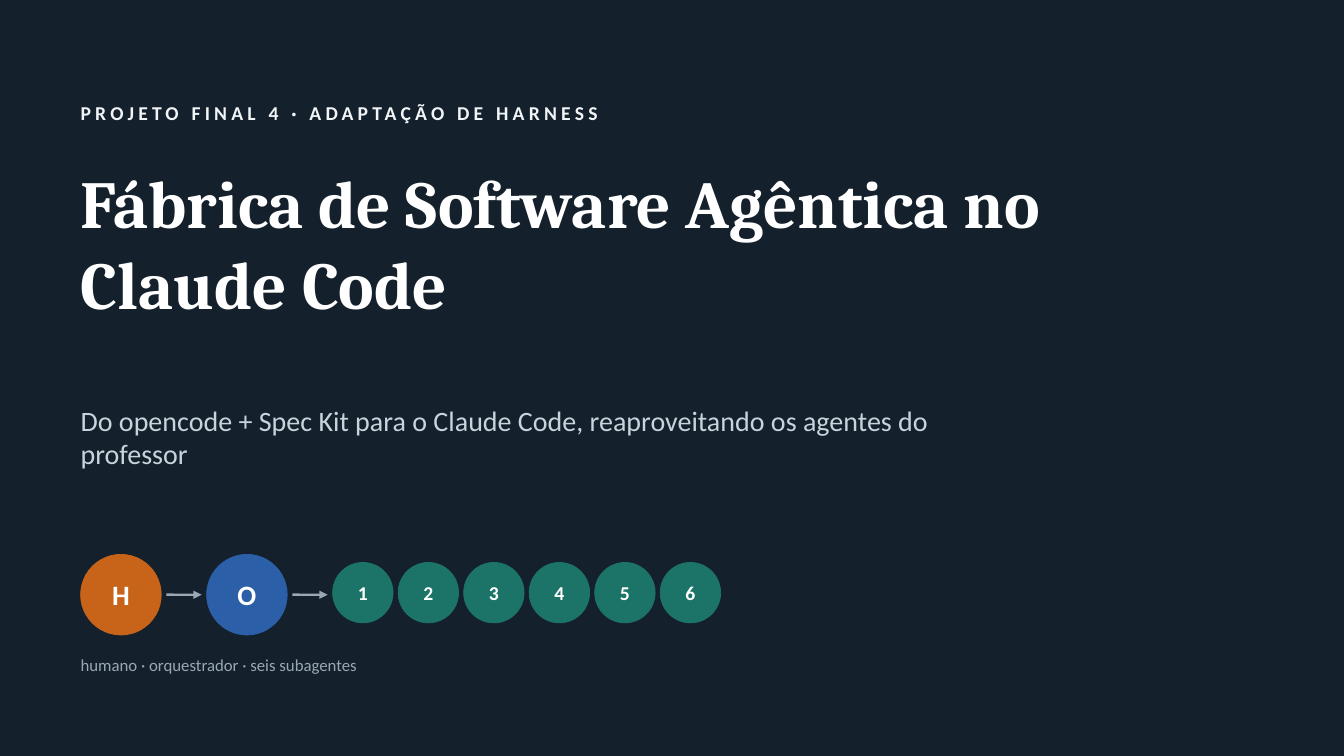
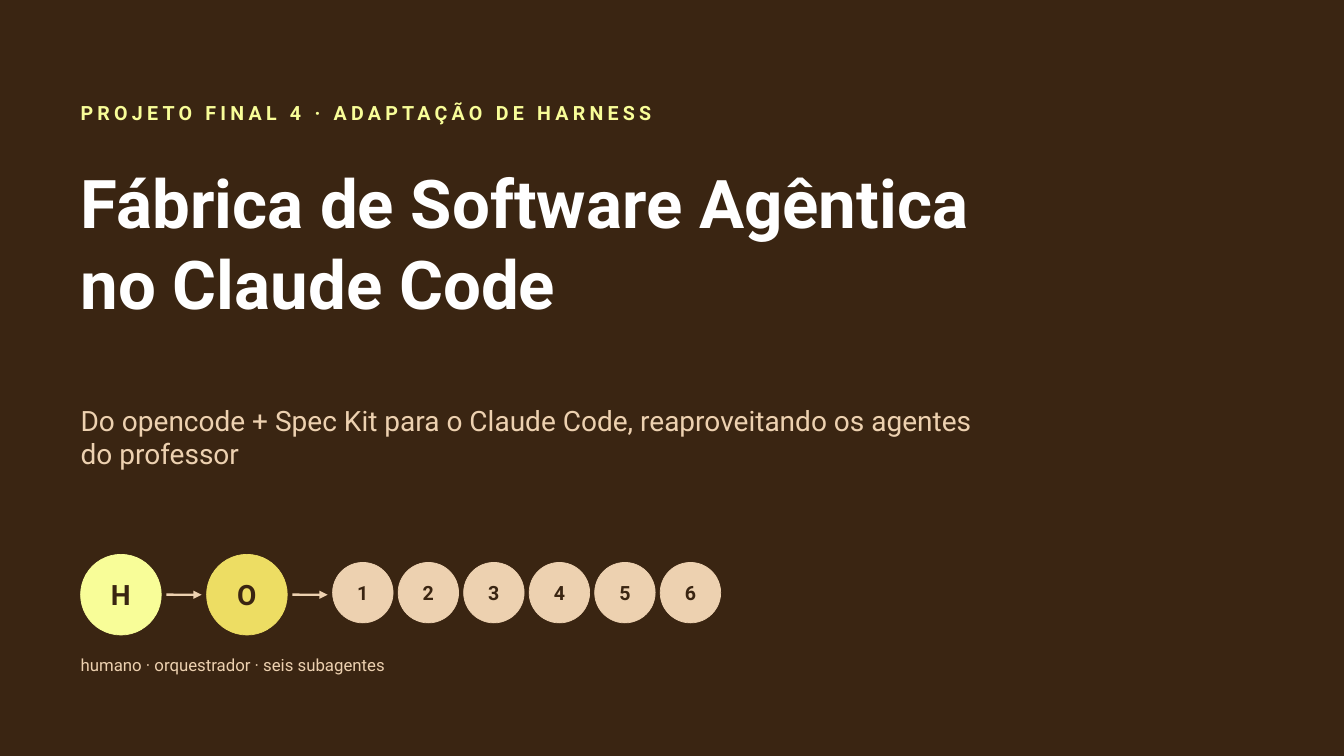
Before and after one commit to liviagomes30/fabrica-petcontrol, a slide deck: slide 1 of docs/fabrica/apresentacao-fabrica-claude-code.pptx. Drawn at 1344x756 pixels with LibreOffice and Linux fonts; fonts in the diff are those of the drawing. Boxes give left, top, right and bottom in pixels: in the first picture for what was removed or moved away, otherwise in the second. Text is boxed around its words. In the diff, an @@ line names an element or a change of style, - is before the commit and + after.

```diff
--- a/docs/fabrica/apresentacao-fabrica-claude-code.pptx
+++ b/docs/fabrica/apresentacao-fabrica-claude-code.pptx
@@ background #14202B to #3A2512 @@
@@ text "PROJETO FINAL 4 · ADAPTAÇÃO ..." at bbox=[290, 106, 301, 120]: font Calibri to Roboto, text colour #F2F5F7 to #F8FD98 @@
@@ text "Fábrica de Software Agêntica no ..." at bbox=[81, 177, 968, 310]: font Cambria to Roboto @@
@@ text "Do opencode + Spec Kit ..." at bbox=[81, 410, 971, 470]: font Calibri to Roboto, text colour #C9D3DC to #EDD1B0 @@
@@ ellipse at bbox=[81, 555, 161, 635]: fill #C8641A to #F8FD98; outline #C8641A 0.5 pt to #F8FD98 0.5 pt @@
@@ ellipse at bbox=[207, 555, 287, 635]: fill #2B5FA8 to #EDDD63; outline #2B5FA8 0.5 pt to #EDDD63 0.5 pt @@
@@ font Calibri to Roboto, text colour #FFFFFF to #3A2512 in 8 elements at bbox=[111, 585, 131, 605], bbox=[237, 585, 256, 606], bbox=[357, 586, 368, 600], bbox=[423, 586, 434, 600], bbox=[488, 586, 499, 600], bbox=[554, 586, 565, 600], bbox=[619, 586, 630, 600], bbox=[685, 586, 696, 600] @@
@@ fill #1C7468 to #EDD1B0; outline #1C7468 0.5 pt to #EDD1B0 0.5 pt in 6 elements at bbox=[333, 563, 393, 623], bbox=[398, 563, 459, 623], bbox=[464, 563, 524, 623], bbox=[529, 563, 590, 623], bbox=[595, 563, 655, 623], bbox=[660, 563, 721, 623] @@
@@ arrow (166, 595) - (202, 595): stroke #9AA8B5 1.75 pt to #EDD1B0 1.75 pt @@
@@ arrow (292, 595) - (328, 595): stroke #9AA8B5 1.75 pt to #EDD1B0 1.75 pt @@
@@ text "humano · orquestrador · seis ..." at bbox=[81, 658, 385, 675]: font Calibri to Roboto, text colour #9AA8B5 to #EDD1B0 @@
```
Also in this commit, not shown: 23 other slides changed.
